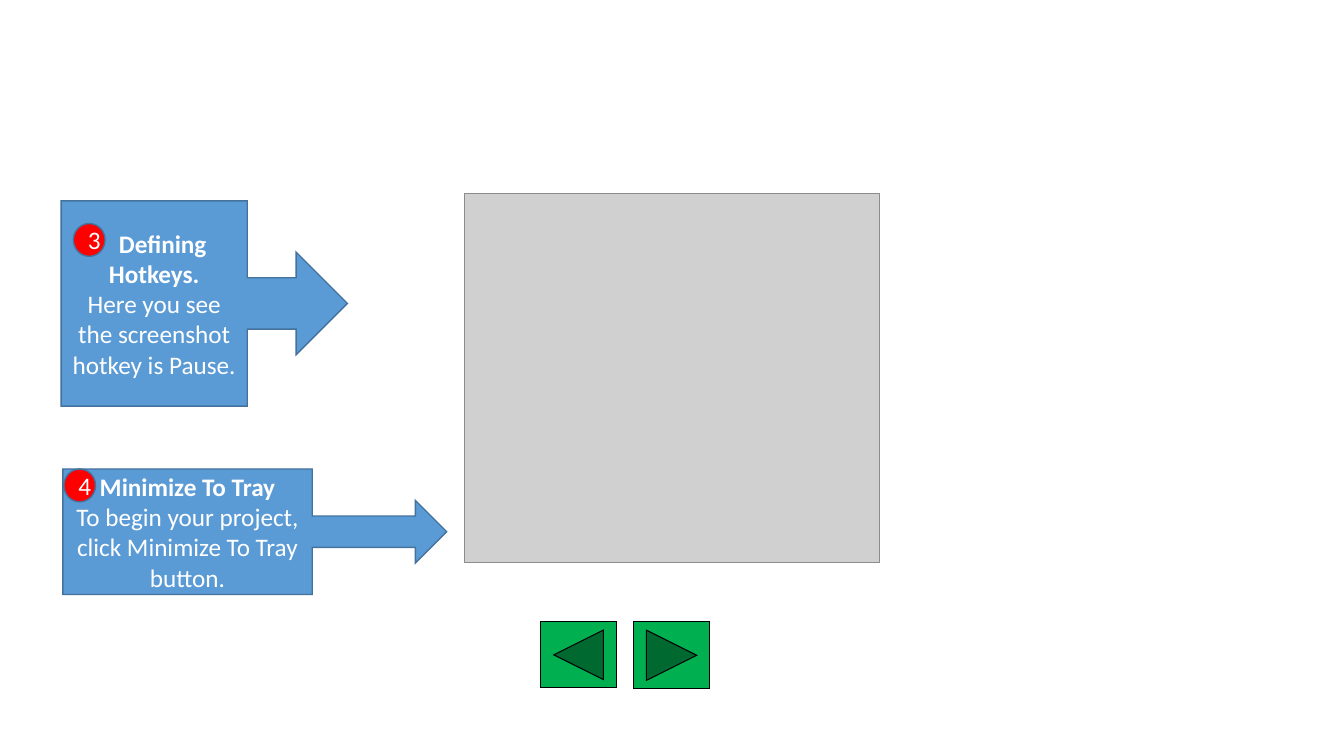
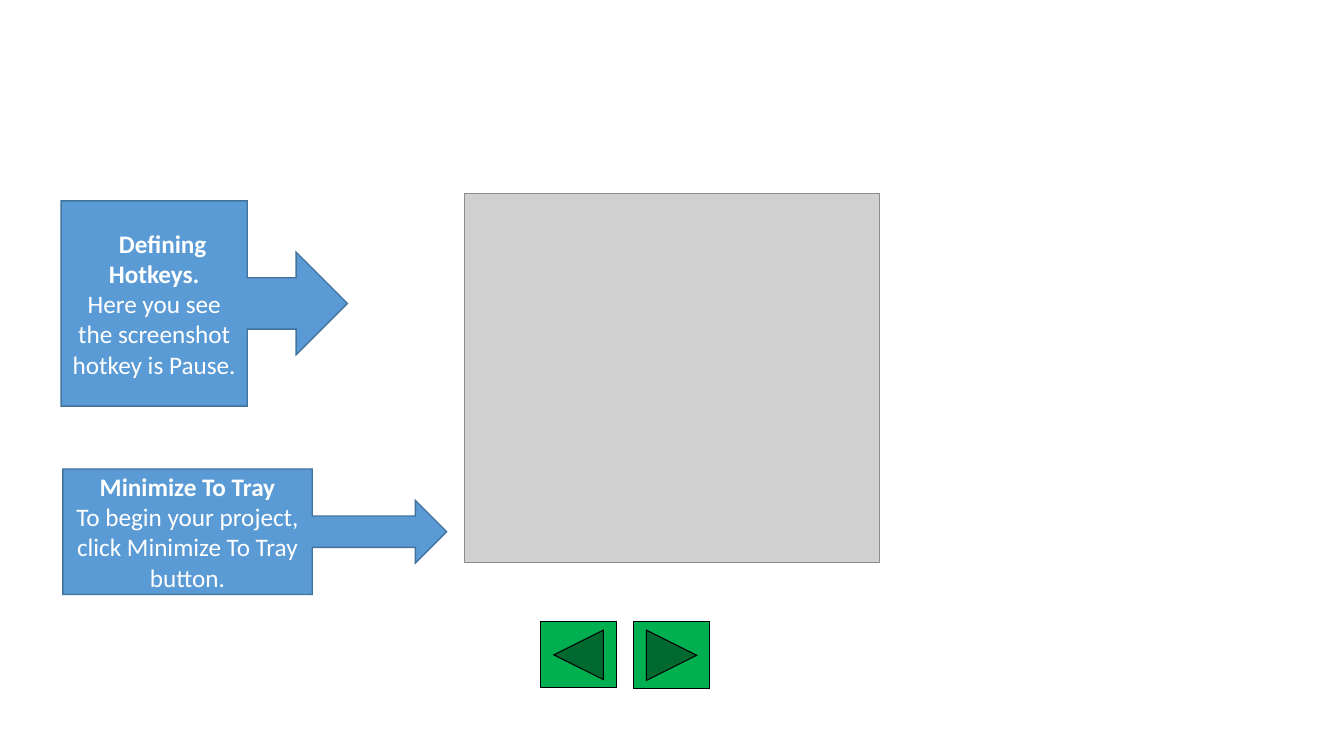
Before and after one commit to ZoeLawson/mcc_tools_tech, a slide deck: slide 5 of Week04-Tours/Homework/lisa_fleischmann_week4_homework/Lisa_Fleischmann_Wink_Tour_Rev3.pptx. Drawn at 1344x756 pixels with LibreOffice and Linux fonts; fonts in the diff are those of the drawing; grey boxes stand for pictures; background and template pictures are left out. Boxes give left, top, right and bottom in pixels: in the first picture for what was removed or moved away, otherwise in the second. Text is boxed around its words. In the diff, an @@ line names an element or a change of style, - is before the commit and + after.

```diff
--- a/Week04-Tours/Homework/lisa_fleischmann_week4_homework/Lisa_Fleischmann_Wink_Tour_Rev3.pptx
+++ b/Week04-Tours/Homework/lisa_fleischmann_week4_homework/Lisa_Fleischmann_Wink_Tour_Rev3.pptx
@@ ellipse removed at box(74, 224, 105, 257) @@
-3
@@ ellipse removed at box(64, 469, 95, 502) @@
-4
```
Also in this commit, not shown: 3 other slides changed, 1 other file.
